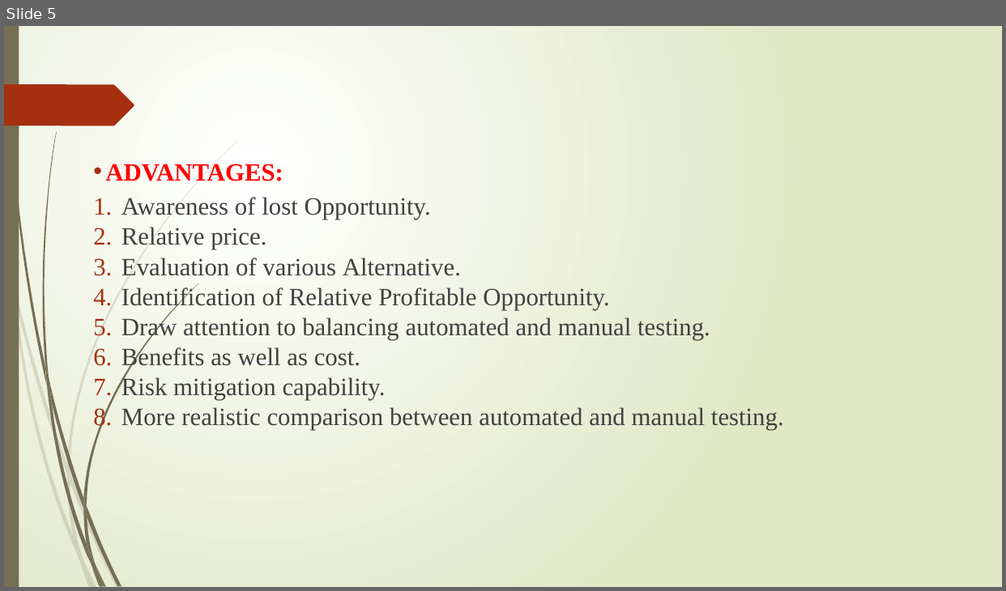
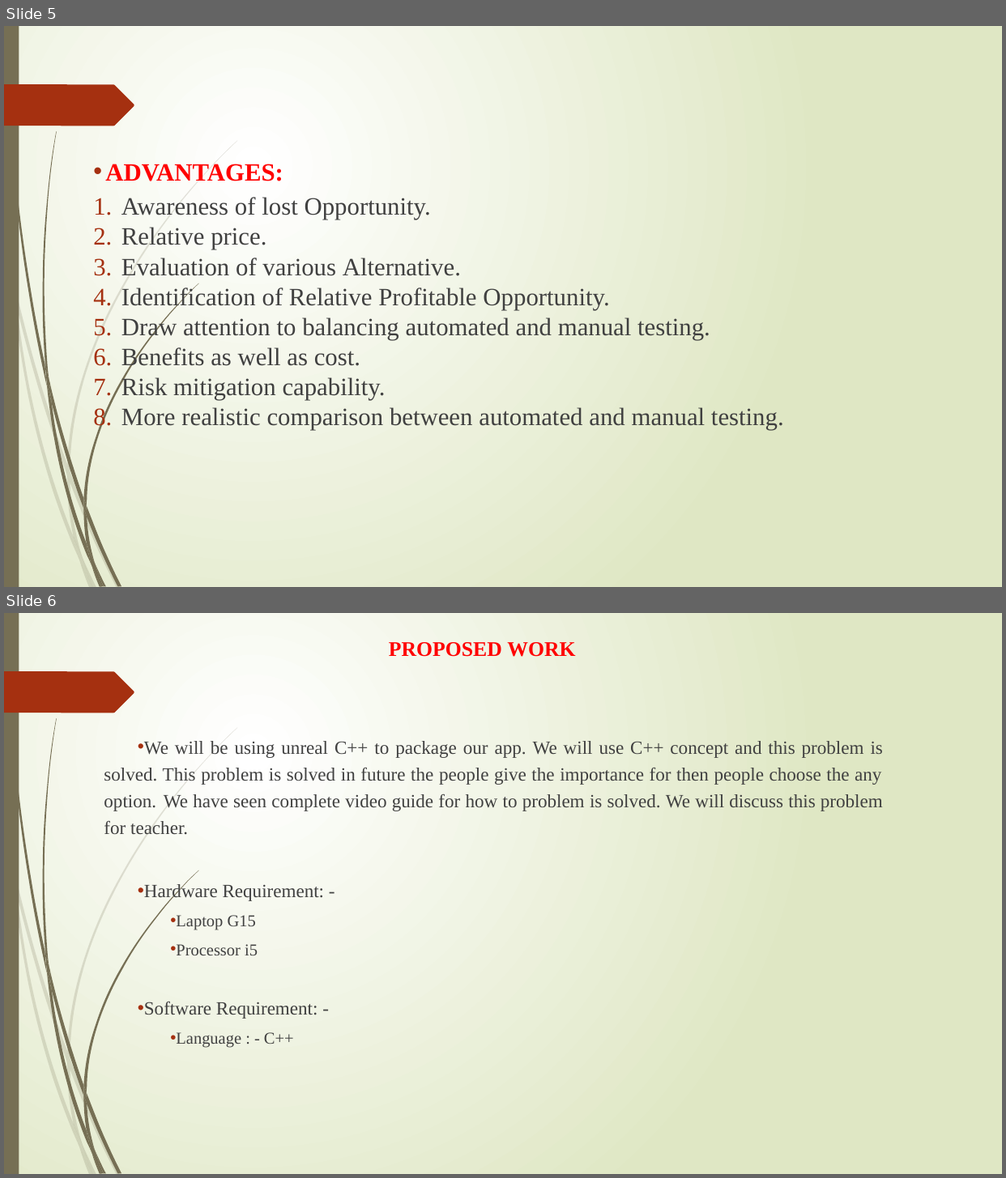
Before and after one commit to shantu03/trial, a slide deck: MINI Project PPT.pptx. Shown one above the other, each under a label of ours: slide 5 before the commit, slides 5 and 6 after it. The pictures are 1006x591 and 1006x1178 pixels, drawn with LibreOffice and Linux fonts; fonts in the diff are those of the drawing. Boxes give left, top, right and bottom in pixels: in the first picture for what was removed or moved away, otherwise in the second. Text is boxed around its words. In the diff, an @@ line names an element or a change of style, - is before the commit and + after.

```diff
--- a/MINI Project PPT.pptx
+++ b/MINI Project PPT.pptx
@@ slide 6 added at [4, 613, 1002, 1174], background gradient #FFFFFF to #DFE8C4; not listed: 24 template elements that a slide beside it also shows @@
@@ text added at [104, 642, 883, 1048], 18 pt, text #404040 @@
+PROPOSED WORK
+• We will be using unreal C++ to package our app. We will use C++ concept and this problem is solved. This problem is solved in future the people give the importance for then people choose the any option. We have seen complete video guide for how to problem is solved. We will discuss this problem for teacher.
+• Hardware Requirement: -
+  • Laptop G15
+  • Processor i5
+• Software Requirement: -
+  • Language : - C++
```
Also in this commit, not shown: 4 slides changed, 1 other slide added, 1 slide removed, 2 other files.
